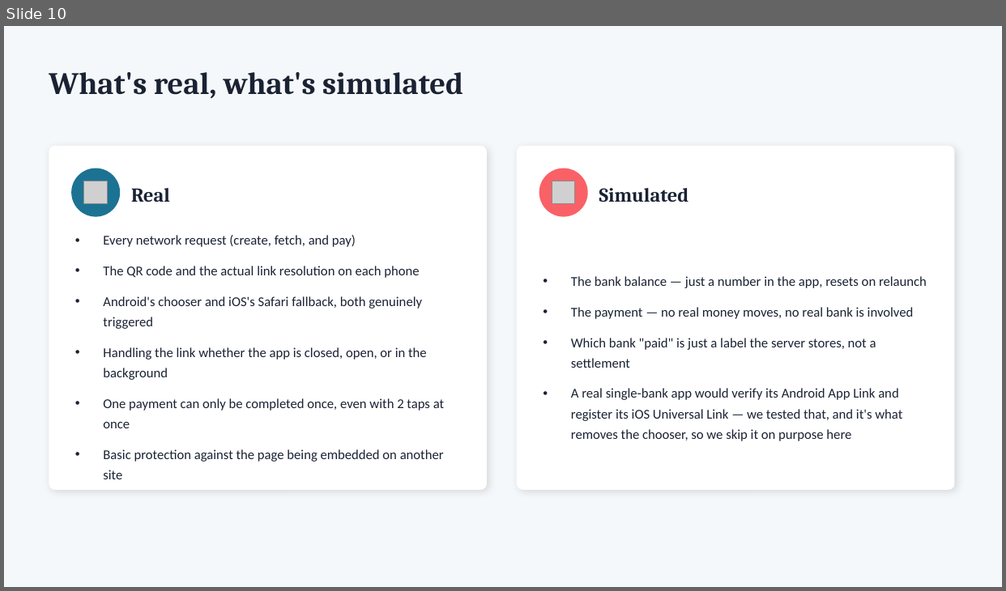
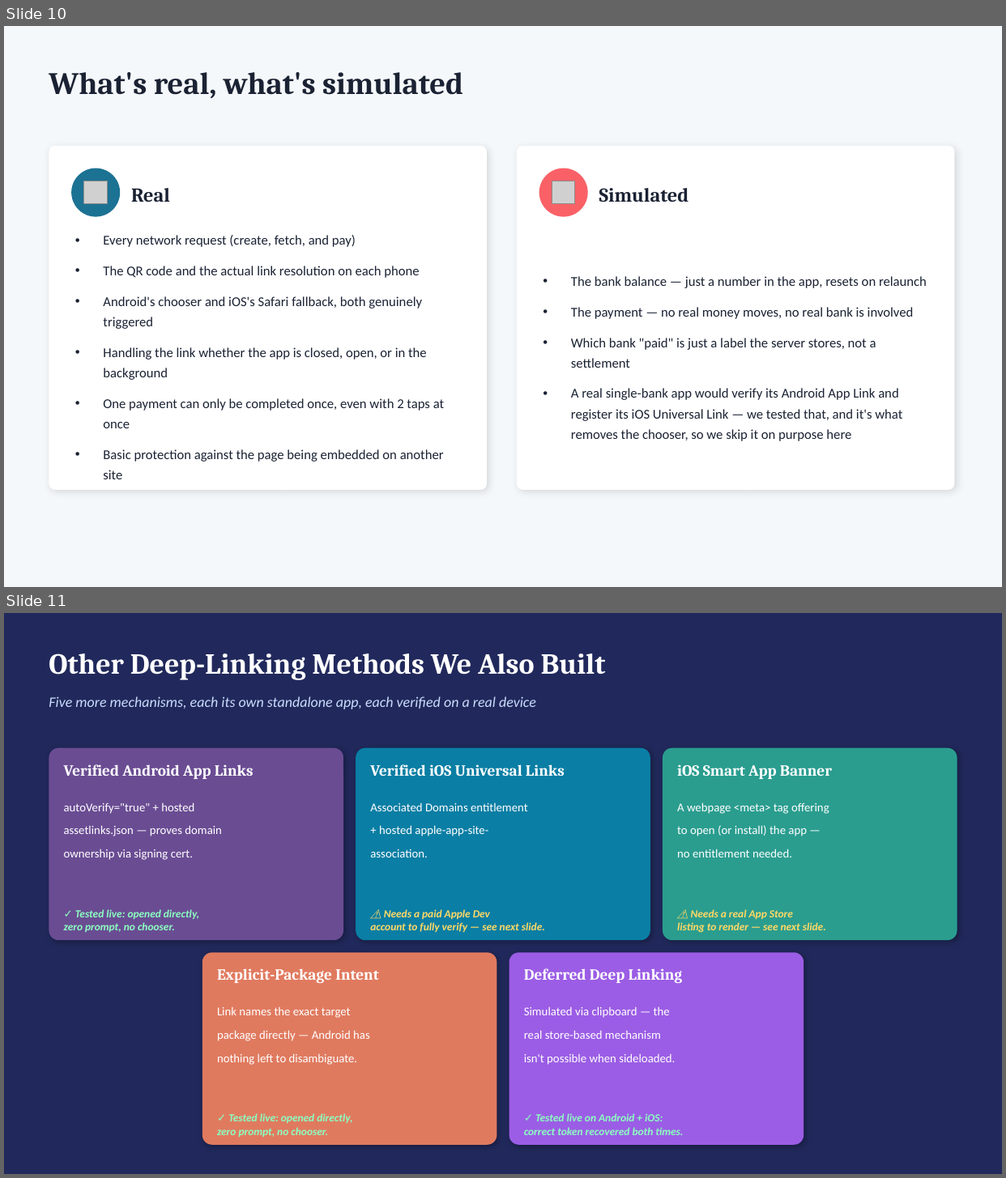
Before and after one commit to deandrehaijielim-commits/sgqr-deep-link-demo, a slide deck: SGQR_Deep_Linking_Simulation.pptx. Shown one above the other, each under a label of ours: slide 10 before the commit, slides 10 and 11 after it. The pictures are 1006x591 and 1006x1178 pixels, drawn with LibreOffice and Linux fonts; fonts in the diff are those of the drawing; grey boxes stand for pictures. Boxes give left, top, right and bottom in pixels: in the first picture for what was removed or moved away, otherwise in the second. Text is boxed around its words. In the diff, an @@ line names an element or a change of style, - is before the commit and + after.

```diff
--- a/SGQR_Deep_Linking_Simulation.pptx
+++ b/SGQR_Deep_Linking_Simulation.pptx
@@ slide 11 added at [4, 613, 1002, 1174], background #21295C @@
@@ text added at [49, 653, 606, 680], 28 pt, text #FFFFFF, bold @@
+Other Deep-Linking Methods We Also Built
@@ text added at [49, 696, 536, 709], 14 pt, text #CADCFC, italic @@
+Five more mechanisms, each its own standalone app, each verified on a real device
@@ rounded rectangle added at [49, 747, 344, 940], fill #6A4C93 @@
@@ rounded rectangle added at [356, 747, 651, 940], fill #0A7EA4 @@
@@ rounded rectangle added at [663, 747, 957, 940], fill #2A9D8F @@
@@ text added at [64, 764, 253, 779], 15 pt, text #FFFFFF, bold @@
+Verified Android App Links
@@ text added at [370, 764, 565, 776], 15 pt, text #FFFFFF, bold @@
+Verified iOS Universal Links
@@ text added at [677, 764, 832, 779], 15 pt, text #FFFFFF, bold @@
+iOS Smart App Banner
@@ text added at [64, 803, 222, 860], 11.5 pt, text #FFFFFF @@
+autoVerify="true" + hosted
+assetlinks.json — proves domain
+ownership via signing cert.
@@ text added at [370, 803, 528, 858], 11.5 pt, text #FFFFFF @@
+Associated Domains entitlement
++ hosted apple-app-site-
+association.
@@ text added at [677, 803, 829, 858], 11.5 pt, text #FFFFFF @@
+A webpage <meta> tag offering
+to open (or install) the app —
+no entitlement needed.
@@ text added at [64, 909, 199, 932], 10.5 pt, text #8CFFC1, bold, italic @@
+✓ Tested live: opened directly,
+zero prompt, no chooser.
@@ text added at [370, 909, 545, 932], 10.5 pt, text #FFD966, bold, italic @@
+⚠ Needs a paid Apple Dev
+account to fully verify — see next slide.
@@ text added at [677, 909, 826, 933], 10.5 pt, text #FFD966, bold, italic @@
+⚠ Needs a real App Store
+listing to render — see next slide.
@@ rounded rectangle added at [202, 953, 497, 1145], fill #E07A5F @@
@@ text added at [217, 969, 379, 983], 15 pt, text #FFFFFF, bold @@
+Explicit-Package Intent
@@ rounded rectangle added at [509, 953, 804, 1145], fill #9B5DE5 @@
@@ text added at [524, 969, 683, 983], 15 pt, text #FFFFFF, bold @@
+Deferred Deep Linking
@@ text added at [217, 1007, 370, 1065], 11.5 pt, text #FFFFFF @@
+Link names the exact target
+package directly — Android has
+nothing left to disambiguate.
@@ text added at [524, 1007, 675, 1065], 11.5 pt, text #FFFFFF @@
+Simulated via clipboard — the
+real store-based mechanism
+isn't possible when sideloaded.
@@ text added at [217, 1114, 352, 1137], 10.5 pt, text #8CFFC1, bold, italic @@
+✓ Tested live: opened directly,
+zero prompt, no chooser.
@@ text added at [524, 1114, 683, 1135], 10.5 pt, text #8CFFC1, bold, italic @@
+✓ Tested live on Android + iOS:
+correct token recovered both times.
```
Also in this commit, not shown: 3 slides changed, 1 other slide added, 2 other files.
